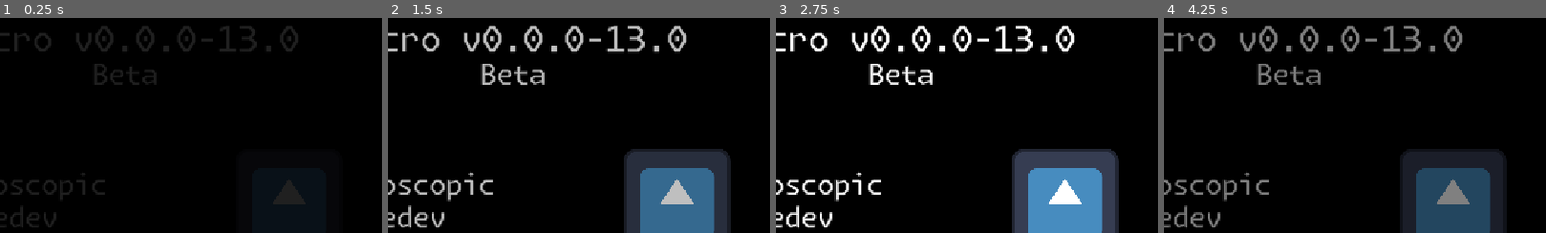
Above: before the commit, frames 1-4 (left to right).
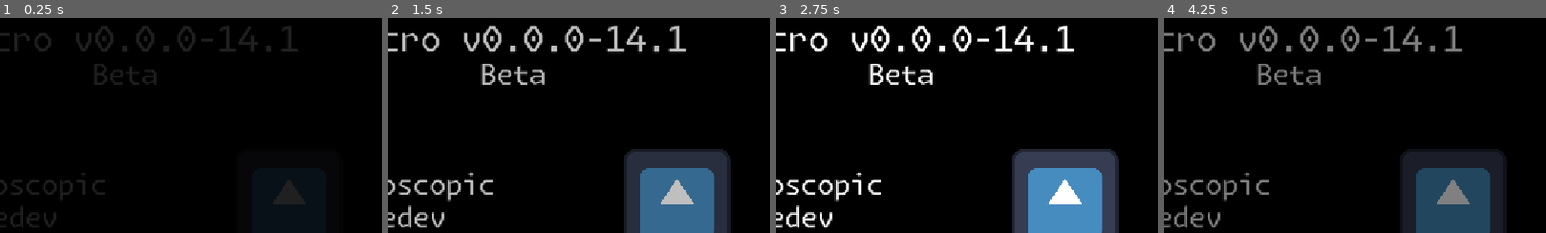
Above: after the commit, the same moments.

Repository: mesoscopic/micro
Game: Godot game, scene res://Main.tscn
Same seed, same stepped clock (60 frames per second), same inputs: the game is played once before the commit and once after it. The engine's default icon, where the game draws it, is replaced by a stand-in: a white triangle on a blue panel in a dark square.
Inputs (mouse positions are % of the whole screen's width and height, from its top left):
- Up to frame 1 (0.25 s): no input
- Up to frame 2 (1.5 s): tap Enter (ui_accept) at 0.5, 0.77, 0.8, 1.07, 1.35 s; move the mouse to (72, 45) at 0.52 s; press the mouse at (72, 45) at 0.53 s; hold D (move_right) 0.53-1.28 s; move the mouse to (30, 55) at 1.27 s; release the mouse at (30, 55) at 1.28 s; hold S (move_down) from 1.28 s (still down)
- Up to frame 3 (2.75 s): tap Enter (ui_accept) at 1.52, 1.82 s; click (30, 55) at 1.55 s; move the mouse to (60, 28) at 2.02 s; release S (move_down) at 2.03 s; hold D (move_right) from 2.03 s (still down); hold Enter (ui_accept) from 2.03 s (still down); tap Mouse wheel down (next_ability) at 2.1 s; click (60, 28) at 2.17 s
- Up to frame 4 (4.25 s): move the mouse to (45, 70) at 2.77 s; release D (move_right) at 2.78 s; release Enter (ui_accept) at 2.78 s; hold W (move_up) 2.78-3.53 s; tap Mouse wheel up (previous_ability) at 2.85 s; tap Enter (ui_accept) at 3.02, 3.32, 3.5, 3.77, 3.8, 4.07 s; click (45, 70) at 3.05 s; move the mouse to (80, 65) at 3.52 s; press the mouse at (80, 65) at 3.53 s; hold A (move_left) from 3.53 s (still down)
The pictures show only the part of the screen within x 34-84%, y 7-57%; the shares and areas given below are measured in that part.

The runs differ from the first frame. In frame 1, 0.4% of the frame differs, in the area x 62-78%, y 4-16%; in frame 2, 0.8%; in frame 3, 0.8%, in the area x 62-79%, y 3-17%; in frame 4, 0.7%.

Commit message:
bug fixes and more upgrades

Diff:
--- a/godot/project.godot
+++ b/godot/project.godot
@@ -11,7 +11,7 @@
 [application]
 
 config/name="Micro"
-config/version="v0.0.0-13.0"
+config/version="v0.0.0-14.1"
 run/main_scene="res://Main.tscn"
 config/features=PackedStringArray("4.4", "GL Compatibility")
 boot_splash/bg_color=Color(0, 0, 0, 1)
--- a/godot/scenes/characters/Trader.tscn
+++ b/godot/scenes/characters/Trader.tscn
@@ -14,9 +14,6 @@
 
 [sub_resource type="CircleShape2D" id="CircleShape2D_tqfba"]
 radius = 60.0
-
-[sub_resource type="CircleShape2D" id="CircleShape2D_0sdtu"]
-radius = 400.0
 
 [sub_resource type="ShaderMaterial" id="ShaderMaterial_yvvdr"]
 shader = ExtResource("4_0sdtu")
@@ -47,6 +44,7 @@
 alpha_curve = SubResource("CurveTexture_yvvdr")
 
 [node name="Trader" type="CharacterBody2D"]
+disable_mode = 1
 collision_layer = 0
 script = ExtResource("1_tqfba")
 
@@ -65,13 +63,6 @@
 [node name="CollisionShape2D" type="CollisionShape2D" parent="TradeRange"]
 shape = SubResource("CircleShape2D_tqfba")
 
-[node name="FreezeRange" type="Area2D" parent="."]
-collision_layer = 0
-collision_mask = 16
-
-[node name="CollisionShape2D" type="CollisionShape2D" parent="FreezeRange"]
-shape = SubResource("CircleShape2D_0sdtu")
-
 [node name="Selection" type="Sprite2D" parent="."]
 visible = false
 material = SubResource("ShaderMaterial_yvvdr")
@@ -83,7 +74,7 @@
 one_shot = true
 process_material = SubResource("ParticleProcessMaterial_imhq2")
 
+[node name="VisibleOnScreenEnabler2D" type="VisibleOnScreenEnabler2D" parent="."]
+
 [connection signal="body_entered" from="TradeRange" to="." method="_on_trade_range_body_entered"]
 [connection signal="body_exited" from="TradeRange" to="." method="_on_trade_range_body_exited"]
-[connection signal="body_entered" from="FreezeRange" to="." method="_on_freeze_range_body_entered"]
-[connection signal="body_exited" from="FreezeRange" to="." method="_on_freeze_range_body_exited"]
--- a/godot/scenes/characters/enemies/TestEnemy.tscn
+++ b/godot/scenes/characters/enemies/TestEnemy.tscn
@@ -40,7 +40,7 @@
 collision_layer = 8
 collision_mask = 3
 script = ExtResource("1_mj6mb")
-fund_drop = 40
+fund_drop = 200
 
 [node name="Character" parent="." instance=ExtResource("1_j0iy0")]
 layer = 2
--- a/godot/scenes/ui/TradeOverlay.tscn
+++ b/godot/scenes/ui/TradeOverlay.tscn
@@ -177,11 +177,53 @@
 "values": [true]
 }
 
+[sub_resource type="Animation" id="Animation_0c6mr"]
+resource_name = "keep_shown"
+length = 0.2
+step = 0.1
+tracks/0/type = "value"
+tracks/0/imported = false
+tracks/0/enabled = true
+tracks/0/path = NodePath(".:modulate")
+tracks/0/interp = 1
+tracks/0/loop_wrap = true
+tracks/0/keys = {
+"times": PackedFloat32Array(0.2),
+"transitions": PackedFloat32Array(1),
+"update": 0,
+"values": [Color(1, 1, 1, 1)]
+}
+tracks/1/type = "value"
+tracks/1/imported = false
+tracks/1/enabled = true
+tracks/1/path = NodePath(".:position")
+tracks/1/interp = 1
+tracks/1/loop_wrap = true
+tracks/1/keys = {
+"times": PackedFloat32Array(0.2),
+"transitions": PackedFloat32Array(1),
+"update": 0,
+"values": [Vector2(0, 608)]
+}
+tracks/2/type = "value"
+tracks/2/imported = false
+tracks/2/enabled = true
+tracks/2/path = NodePath(".:visible")
+tracks/2/interp = 1
+tracks/2/loop_wrap = true
+tracks/2/keys = {
+"times": PackedFloat32Array(0),
+"transitions": PackedFloat32Array(1),
+"update": 1,
+"values": [true]
+}
+
 [sub_resource type="AnimationLibrary" id="AnimationLibrary_q558e"]
 _data = {
 &"RESET": SubResource("Animation_jl48y"),
 &"cannot_afford": SubResource("Animation_8mgf8"),
 &"hide": SubResource("Animation_q558e"),
+&"keep_shown": SubResource("Animation_0c6mr"),
 &"show": SubResource("Animation_4mp1p")
 }
 
--- a/godot/scripts/characters/generic.gd
+++ b/godot/scripts/characters/generic.gd
@@ -39,6 +39,9 @@
 
 
 func _physics_process(_delta):
+	if $Render.material: $Render.material.set("shader_parameter/opacity", alpha_base * max(light_multiplier, 0.1 if always_visible else 0.))
+	alpha_base = 1.0
+	light_multiplier = float(light)/50. if light < 50 else 1.0
 	if layer != 0:
 		for area in $Occlusion.get_overlapping_areas():
 			var c = area.get_parent()
@@ -56,8 +59,3 @@
 			else:
 				strength = 1.0-((abs(global_position[0]-c.global_position[0])+abs(global_position[1]-c.global_position[1]))/float(light))
 			if strength > 0: c.light_multiplier = min(1.0, c.light_multiplier+strength)
-
-func _process(_delta):
-	if $Render.material: $Render.material.set("shader_parameter/opacity", alpha_base * max(light_multiplier, 0.1 if always_visible else 0.))
-	alpha_base = 1.0
-	light_multiplier = float(light)/50. if light < 50 else 1.0
--- a/godot/scripts/characters/player.gd
+++ b/godot/scripts/characters/player.gd
@@ -12,6 +12,10 @@
 
 var multishot: int = 0
 var bullet_damage_mult: float = 1.
+var shoot_cooldown_mult: float = 1.
+var bullet_lifetime_mult: float = 1.
+var bullet_spread: float = 0.
+var evasion_mult: float = 1.
 
 var dash_direction := Vector2.ZERO;
 var boost_amount := 1.
@@ -40,7 +44,7 @@
 		velocity = dash_direction * max_speed * 10
 	else:
 		if direction != Vector2.ZERO:
-			velocity = velocity.move_toward(direction * max_speed * boost_amount, acceleration * (2 if boosted else 1) * delta)
+			velocity = velocity.move_toward(direction * max_speed * boost_amount * (evasion_mult if $ShootCooldown.is_stopped() else 1.), acceleration * (2 if boosted else 1) * delta)
 		else:
 			velocity = velocity.move_toward(Vector2.ZERO, deceleration / boost_amount * delta)
 
@@ -51,15 +55,14 @@
 	if Input.is_action_pressed("shoot"):
 		if $ShootCooldown.time_left > 0: return
 		for i in range(-multishot,multishot+1):
-			var aim = get_local_mouse_position().angle() + i*PI/16
+			var aim = get_local_mouse_position().angle() + i*PI/16 + randf_range(-1,1)*bullet_spread
 			var bullet = BULLET.instantiate()
 			bullet.global_position = get_aim_position()
 			bullet.velocity = Vector2.from_angle(aim) * 80. * (1+0.5*velocity.length()/max_speed)
-			bullet.lifetime = 3. if dash_direction == Vector2.ZERO else .25
+			bullet.lifetime = (3. if dash_direction == Vector2.ZERO else .25)*bullet_lifetime_mult
 			bullet.damage = ceil(10*bullet_damage_mult) if dash_direction == Vector2.ZERO else ceil(15*bullet_damage_mult)
-			print(bullet.damage)
 			get_tree().current_scene.get_node("Game/World").add_child(bullet)
-		$ShootCooldown.start(shoot_cooldown)
+		$ShootCooldown.start(shoot_cooldown*shoot_cooldown_mult)
 		if dash_direction != Vector2.ZERO:
 			$Abilities/Dash.end_dash(true)
 
@@ -113,7 +116,7 @@
 	pass
 
 func _input(event: InputEvent) -> void:
-	if trading and event.is_action_pressed("ui_accept"):
+	if !movement_disabled and trading and event.is_action_pressed("ui_accept"):
 		Micro.attempt_trade(chosen_trader)
 
 func _do_ultra(duration: float) -> void:
--- a/godot/scripts/characters/trader.gd
+++ b/godot/scripts/characters/trader.gd
@@ -45,12 +45,6 @@
 	query.motion = to
 	return PhysicsServer2D.body_test_motion(get_rid(), query)
 
-func _on_freeze_range_body_entered(_body: Node2D) -> void:
-	set_physics_process(true)
-
-func _on_freeze_range_body_exited(_body: Node2D) -> void:
-	set_physics_process(false)
-
 func _on_trade_range_body_entered(_body: Node2D) -> void:
 	trading = true
 	Micro.player.add_trader(self)
--- a/godot/scripts/micro.gd
+++ b/godot/scripts/micro.gd
@@ -45,13 +45,22 @@
 	overlay.get_node("HBoxContainer/Trader/VBoxContainer/MarginContainer/HBoxContainer/Cost").text = "%s" % trader.item.cost
 	overlay.get_node("HBoxContainer/MarginContainer/VBoxContainer/Title").text = trader.item.title
 	overlay.get_node("HBoxContainer/MarginContainer/VBoxContainer/Description").text = trader.item.description
-	if !overlay.visible: overlay.get_node("Animations").play("show")
+	if !overlay.visible:
+		overlay.get_node("Animations").play("show")
+	else:
+		overlay.get_node("Animations").play("keep_shown")
 
 func hide_trading():
 	get_tree().current_scene.get_node("UI/TradeOverlay/Animations").play("hide")
 
 func generate_trade_item() -> Upgrade:
-	return MultishotUpgrade.new()
+	var item = randi_range(0, 3)
+	if item == 0:
+		return MultishotUpgrade.new()
+	elif item == 1:
+		return RecklessUpgrade.new()
+	else:
+		return EvasionUpgrade.new()
 
 func attempt_trade(trader: Trader):
 	var overlay = get_tree().current_scene.get_node("UI/TradeOverlay")
--- /dev/null
+++ b/godot/scripts/upgrades/evasion.gd
@@ -0,0 +1,19 @@
+extends Upgrade
+class_name EvasionUpgrade
+
+func _init() -> void:
+	title = "Evasion"
+	description = "+25% max velocity when not recharging\nFaster acceleration and deceleration"
+	render = ShaderMaterial.new()
+	render.shader = preload("res://shaders/upgrades/evasion.gdshader")
+	set_cost(10)
+
+func enable() -> void:
+	Micro.player.evasion_mult *= 1.25
+	Micro.player.acceleration *= 1.25
+	Micro.player.deceleration *= 1.25
+
+func disable() -> void:
+	Micro.player.evasion_mult /= 1.25
+	Micro.player.acceleration /= 1.25
+	Micro.player.deceleration /= 1.25
--- /dev/null
+++ b/godot/scripts/upgrades/reckless.gd
@@ -0,0 +1,17 @@
+extends Upgrade
+class_name RecklessUpgrade
+
+func _init() -> void:
+	title = "Reckless"
+	description = "-20% recharge time, +5° spread"
+	render = ShaderMaterial.new()
+	render.shader = preload("res://shaders/upgrades/reckless.gdshader")
+	set_cost(10)
+
+func enable() -> void:
+	Micro.player.shoot_cooldown_mult *= 0.8
+	Micro.player.bullet_spread += PI/36.
+
+func disable() -> void:
+	Micro.player.shoot_cooldown_mult /= 0.8
+	Micro.player.bullet_spread -= PI/36.
--- a/godot/scripts/upgrades/upgrade.gd
+++ b/godot/scripts/upgrades/upgrade.gd
@@ -13,4 +13,4 @@
 	pass
 
 func set_cost(base_cost) -> void:
-	cost = base_cost + int(base_cost*randf_range(-0.1,0.1))
+	cost = base_cost + round(base_cost*randf_range(-0.1,0.1))
--- /dev/null
+++ b/godot/shaders/upgrades/evasion.gdshader
@@ -0,0 +1,18 @@
+shader_type canvas_item;
+
+uniform float opacity = 1.0;
+
+#include "../lygia/sdf/lineSDF.gdshaderinc"
+#include "../lygia/draw/stroke.gdshaderinc"
+
+void fragment() {
+	vec2 xy = (UV - vec2(0.5)) * 3.0;
+	xy.x -= 0.5;
+	COLOR.a *= opacity;
+	float circle = (abs(xy.x) + abs(xy.y));
+	float line1 = lineSDF(UV, vec2(0.05, 0.3), vec2(0.3, 0.3));
+	float line2 = lineSDF(UV, vec2(0.05, 0.7), vec2(0.4, 0.7));
+	float line3 = lineSDF(UV, vec2(0.05, 0.5), vec2(0.2, 0.5));
+	float lines = min(line1, min(line2, line3));
+	COLOR.a *= clamp(stroke(circle, 0.8, 0.4) + stroke(lines, 0., 0.1), 0., 1.);
+}
--- /dev/null
+++ b/godot/shaders/upgrades/reckless.gdshader
@@ -0,0 +1,16 @@
+shader_type canvas_item;
+
+uniform float opacity = 1.0;
+
+#include "../lygia/sdf/lineSDF.gdshaderinc"
+#include "../lygia/sdf/circleSDF.gdshaderinc"
+#include "../lygia/draw/stroke.gdshaderinc"
+
+void fragment() {
+	COLOR.a *= opacity;
+	float circle = circleSDF(UV);
+	float line1 = lineSDF(UV, vec2(0.5, 0.5), vec2(0.5+sin(TIME/4./PI)/4., 0.5+cos(TIME/4./PI)/4.));
+	float line2 = lineSDF(UV, vec2(0.5, 0.5), vec2(0.5+cos(TIME/2.)/3., 0.5+sin(TIME/2.)/3.));
+	float lines = min(line1, line2);
+	COLOR.a *= clamp(stroke(circle, 0.9, 0.2) + stroke(lines, 0., 0.1), 0., 1.);
+}
Not shown: 1 places in godot/scenes/characters/Trader.tscn that only renumber resources
Not shown: 1 places in godot/scenes/ui/TradeOverlay.tscn that only renumber resources
Not shown, added: godot/scripts/upgrades/evasion.gd.uid
Not shown, added: godot/scripts/upgrades/reckless.gd.uid
Not shown, added: godot/shaders/upgrades/evasion.gdshader.uid
Not shown, added: godot/shaders/upgrades/reckless.gdshader.uid
Not shown, changed: build/linux/micro.zip
Not shown, changed: build/windows/micro.zip
